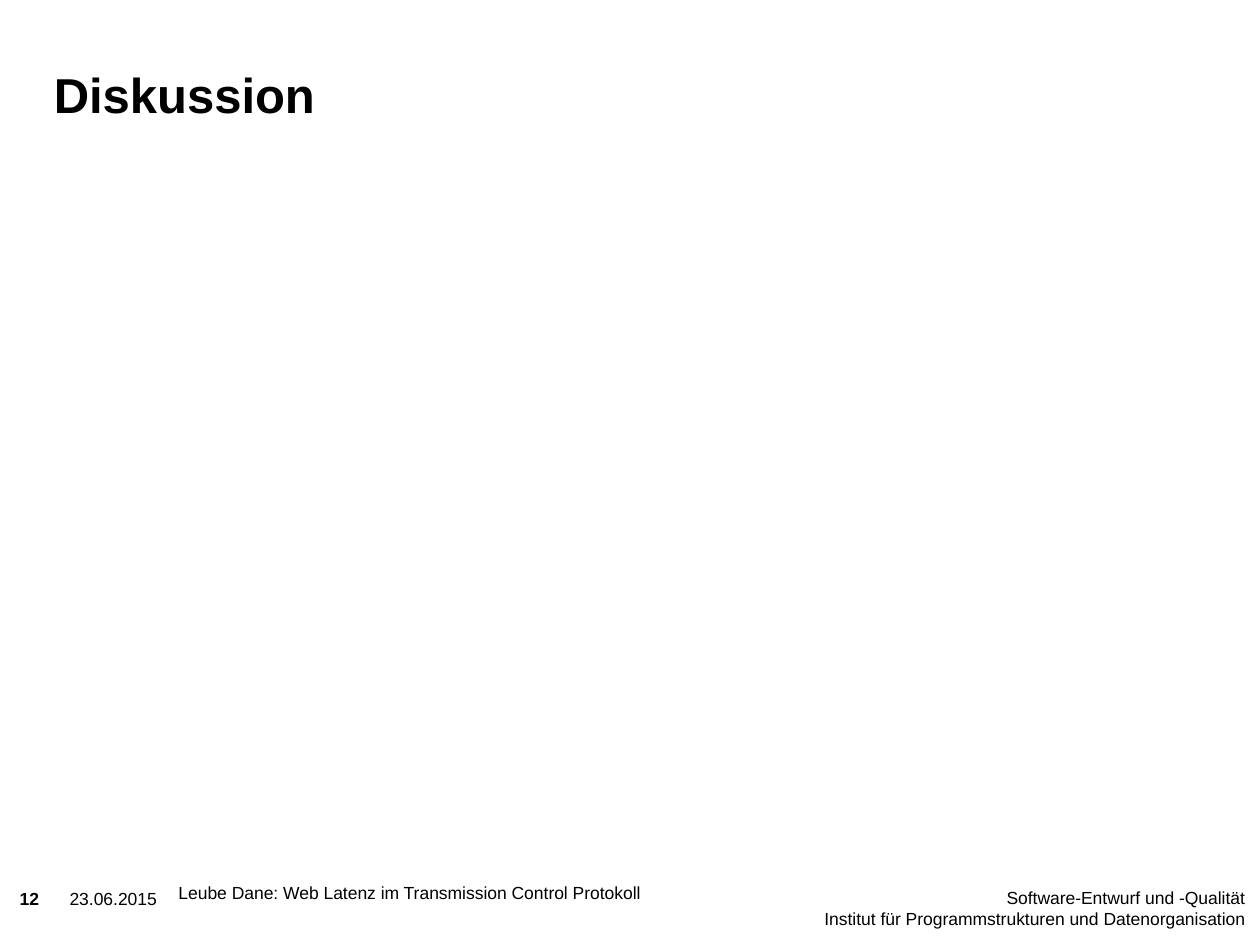
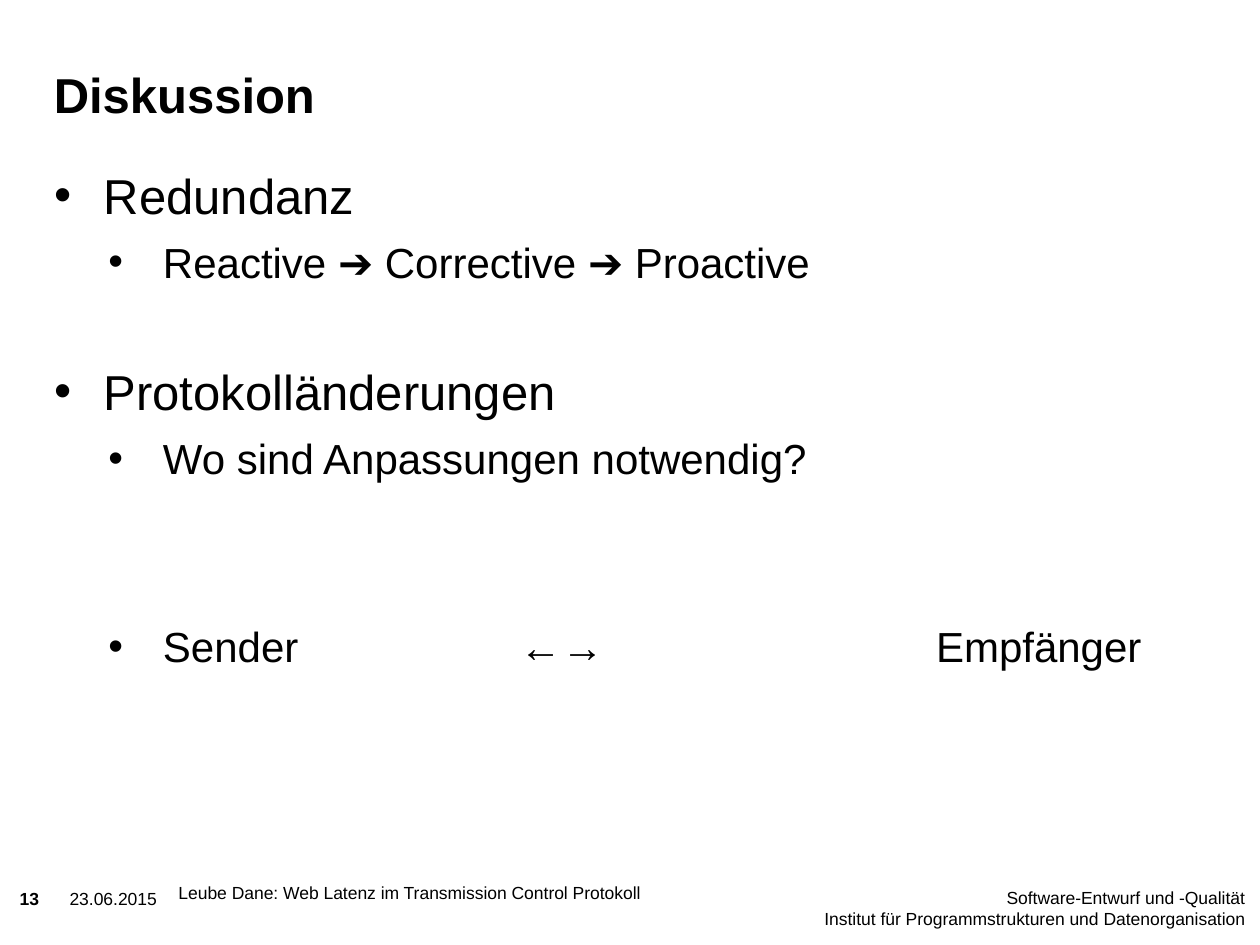
Before and after one commit to holzleube/hotTopics, a slide deck: slide 13 of Vortrag/Vortrag.pptx (slide 12 before the commit). Drawn at 1260x945 pixels with LibreOffice and Linux fonts; fonts in the diff are those of the drawing; background and template pictures are left out. Boxes give left, top, right and bottom in pixels: in the first picture for what was removed or moved away, otherwise in the second. Text is boxed around its words. In the diff, an @@ line names an element or a change of style, - is before the commit and + after.

```diff
--- a/Vortrag/Vortrag.pptx
+++ b/Vortrag/Vortrag.pptx
@@ text added at bbox=[104, 178, 1141, 671], 24 pt, text #000000 @@
+• Redundanz
+  • Reactive ➔ Corrective ➔ Proactive
+• Protokolländerungen
+  • Wo sind Anpassungen notwendig?
+  • Sender ←→ Empfänger
@@ page number at bbox=[20, 893, 39, 905]: text changed @@
-12
+13
```
Also in this commit, not shown: 10 other slides changed, 1 slide added, 3 other files.
